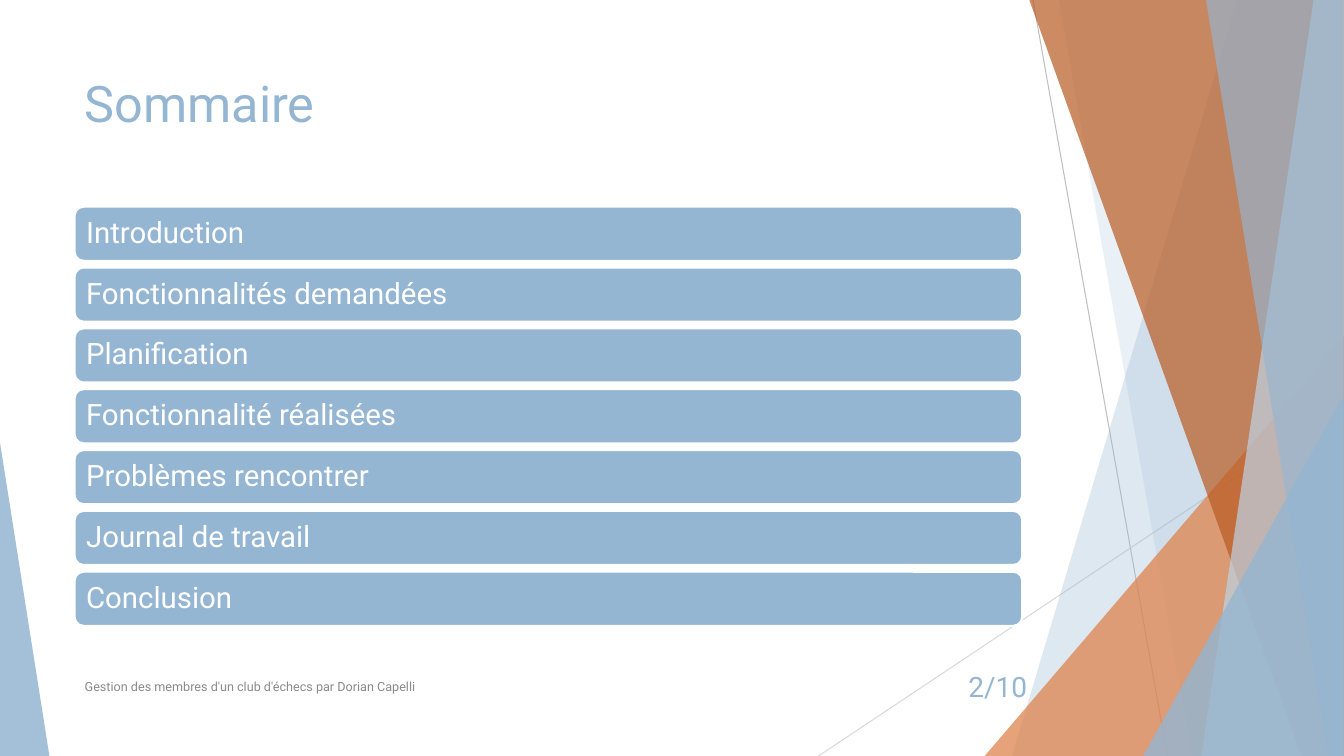
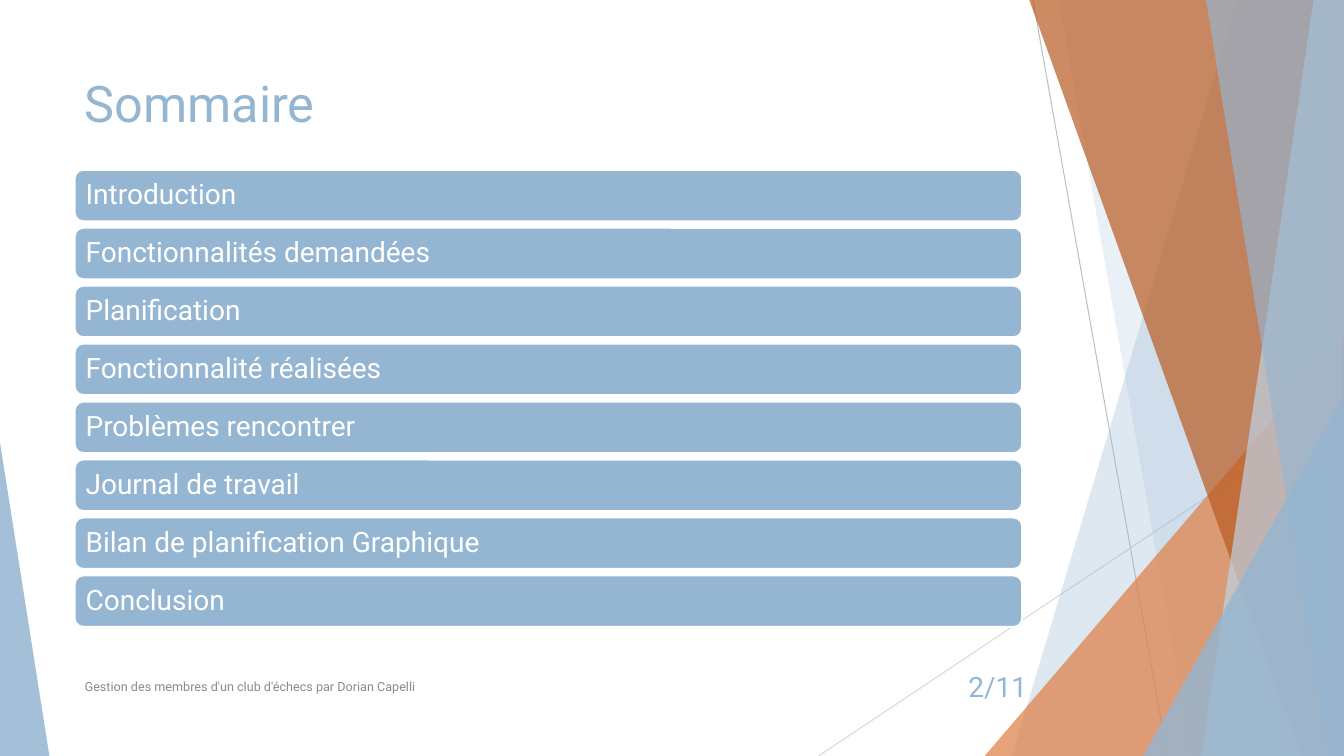
Before and after one commit to doriancapelli/Projet_Approfondissement, a slide deck: slide 2 of 4-Presentation/P-dorcapelli-gestion-des membres-d'un-club-echec.pptx. Drawn at 1344x756 pixels with LibreOffice and Linux fonts; fonts in the diff are those of the drawing. Boxes give left, top, right and bottom in pixels: in the first picture for what was removed or moved away, otherwise in the second. Text is boxed around its words. In the diff, an @@ line names an element or a change of style, - is before the commit and + after.

```diff
--- a/4-Presentation/P-dorcapelli-gestion-des membres-d'un-club-echec.pptx
+++ b/4-Presentation/P-dorcapelli-gestion-des membres-d'un-club-echec.pptx
@@ rounded rectangle added at (x1=75, y1=169, x2=1022, y2=221), fill #94B6D2, outline #FFFFFF 1.5 pt @@
@@ text "Introduction" moved from (x1=86, y1=221, x2=244, y2=243) to (x1=86, y1=183, x2=237, y2=204) @@
@@ rounded rectangle moved from (x1=75, y1=207, x2=1022, y2=261) to (x1=75, y1=228, x2=1022, y2=279) @@
@@ text "Fonctionnalités demandées" moved from (x1=86, y1=282, x2=447, y2=304) to (x1=86, y1=241, x2=430, y2=262) @@
@@ rounded rectangle moved from (x1=75, y1=267, x2=1022, y2=322) to (x1=75, y1=285, x2=1022, y2=337) @@
@@ text "Planification" moved from (x1=86, y1=342, x2=248, y2=364) to (x1=86, y1=299, x2=241, y2=320) @@
@@ rounded rectangle moved from (x1=75, y1=329, x2=1022, y2=383) to (x1=75, y1=344, x2=1022, y2=395) @@
@@ text "Fonctionnalité réalisées" moved from (x1=86, y1=403, x2=396, y2=425) to (x1=86, y1=357, x2=382, y2=378) @@
@@ rounded rectangle moved from (x1=75, y1=389, x2=1022, y2=444) to (x1=75, y1=401, x2=1022, y2=453) @@
@@ text "Problèmes rencontrer" moved from (x1=86, y1=464, x2=369, y2=486) to (x1=86, y1=415, x2=355, y2=436) @@
@@ rounded rectangle moved from (x1=75, y1=450, x2=1022, y2=504) to (x1=75, y1=460, x2=1022, y2=511) @@
@@ size 21 to 20 pt in 7 elements at (x1=86, y1=589, x2=225, y2=610), (x1=86, y1=183, x2=237, y2=204), (x1=86, y1=241, x2=430, y2=262), (x1=86, y1=299, x2=241, y2=320), (x1=86, y1=357, x2=382, y2=378), (x1=86, y1=415, x2=355, y2=436), (x1=86, y1=473, x2=299, y2=494) @@
@@ text "Journal de travail" moved from (x1=86, y1=525, x2=310, y2=547) to (x1=86, y1=473, x2=299, y2=494) @@
@@ rounded rectangle moved from (x1=75, y1=511, x2=1022, y2=566) to (x1=75, y1=517, x2=1022, y2=569) @@
@@ text added at (x1=86, y1=531, x2=480, y2=558), 20 pt, text #FFFFFF @@
+Bilan de planification Graphique
@@ rounded rectangle moved from (x1=75, y1=572, x2=1022, y2=626) to (x1=75, y1=576, x2=1022, y2=627) @@
@@ page number at (x1=968, y1=677, x2=1027, y2=699): text changed @@
-2/10
+2/11
```
Also in this commit, not shown: 1 slide added, 11 other files.
